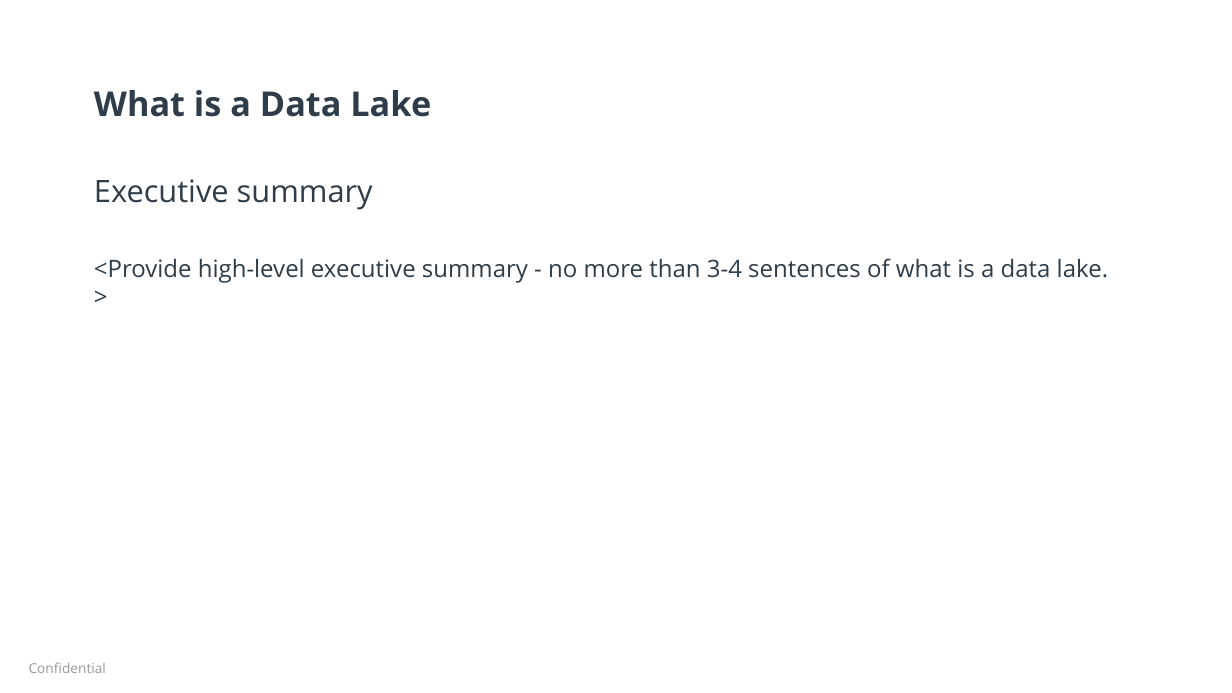
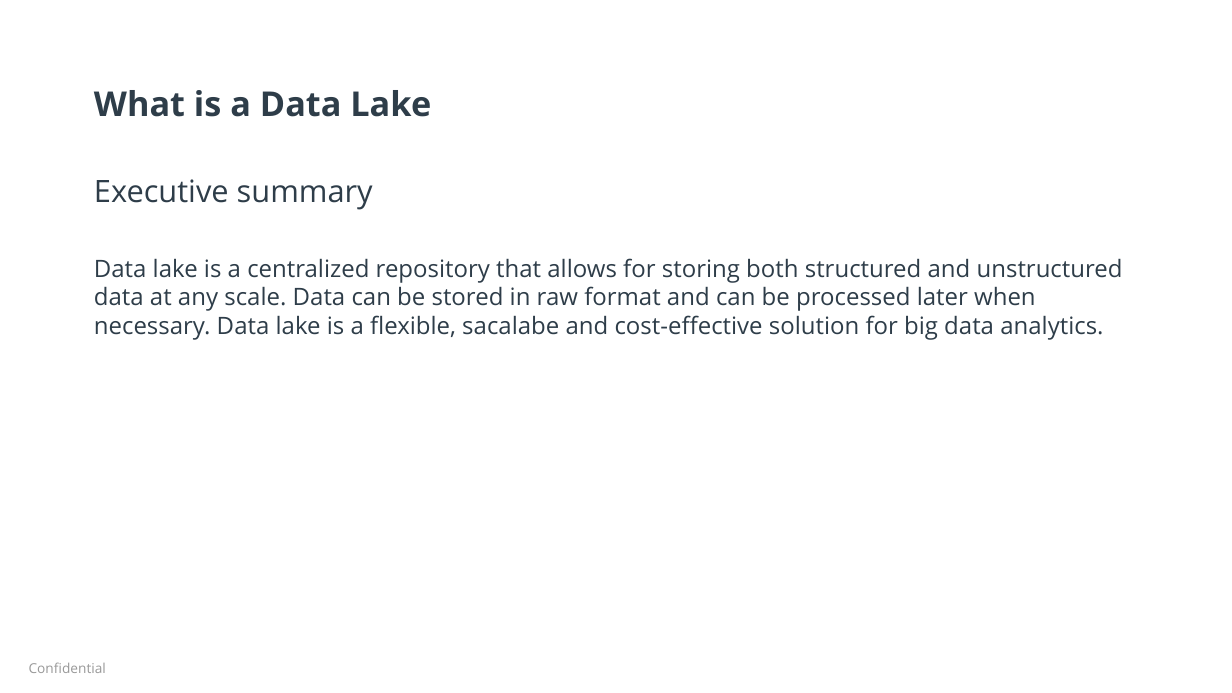
Before and after one commit to Polyhistor/MedialDataProcessingCo-DataLake-Design, a slide deck: slide 3 of datalakeexecutivepresentation-starter-1.pptx. Drawn at 1232x693 pixels with LibreOffice and Linux fonts; fonts in the diff are those of the drawing; background and template pictures are left out. Boxes give left, top, right and bottom in pixels: in the first picture for what was removed or moved away, otherwise in the second. Text is boxed around its words. In the diff, an @@ line names an element or a change of style, - is before the commit and + after.

```diff
--- a/datalakeexecutivepresentation-starter-1.pptx
+++ b/datalakeexecutivepresentation-starter-1.pptx
@@ text at [94,258,1123,340]: text changed @@
-<Provide high-level executive summary - no more than 3-4 sentences of what is a data lake. >
+Data lake is a centralized repository that allows for storing both structured and unstructured data at any scale. Data can be stored in raw format and can be processed later when necessary. Data lake is a flexible, sacalabe and cost-effective solution for big data analytics.
```
Also in this commit, not shown: 3 other slides changed, 2 slides added, 2 slides removed.
